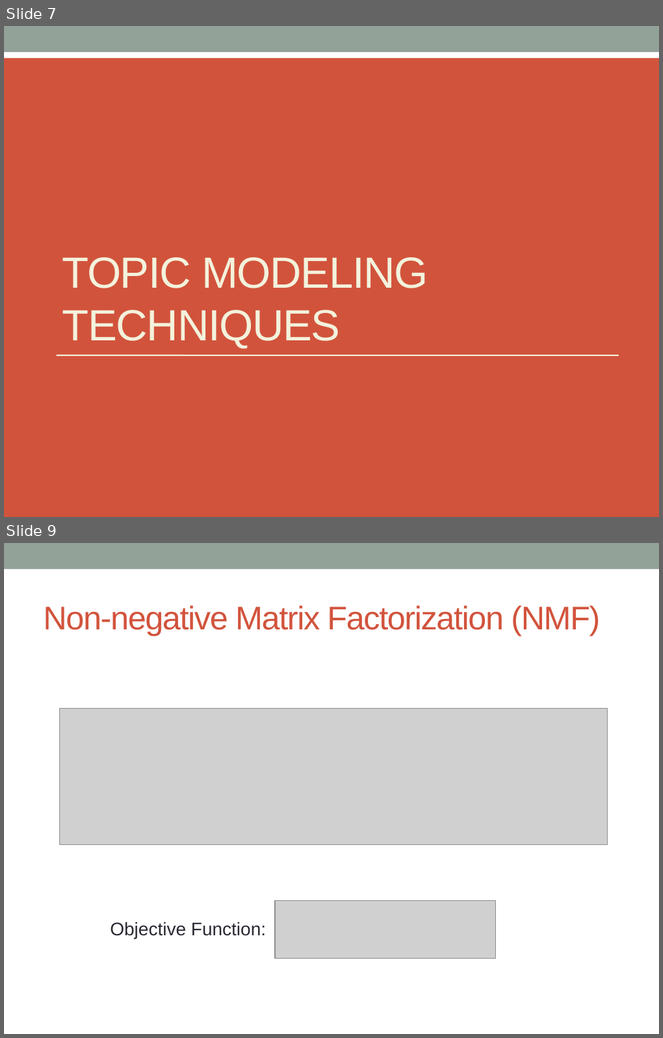
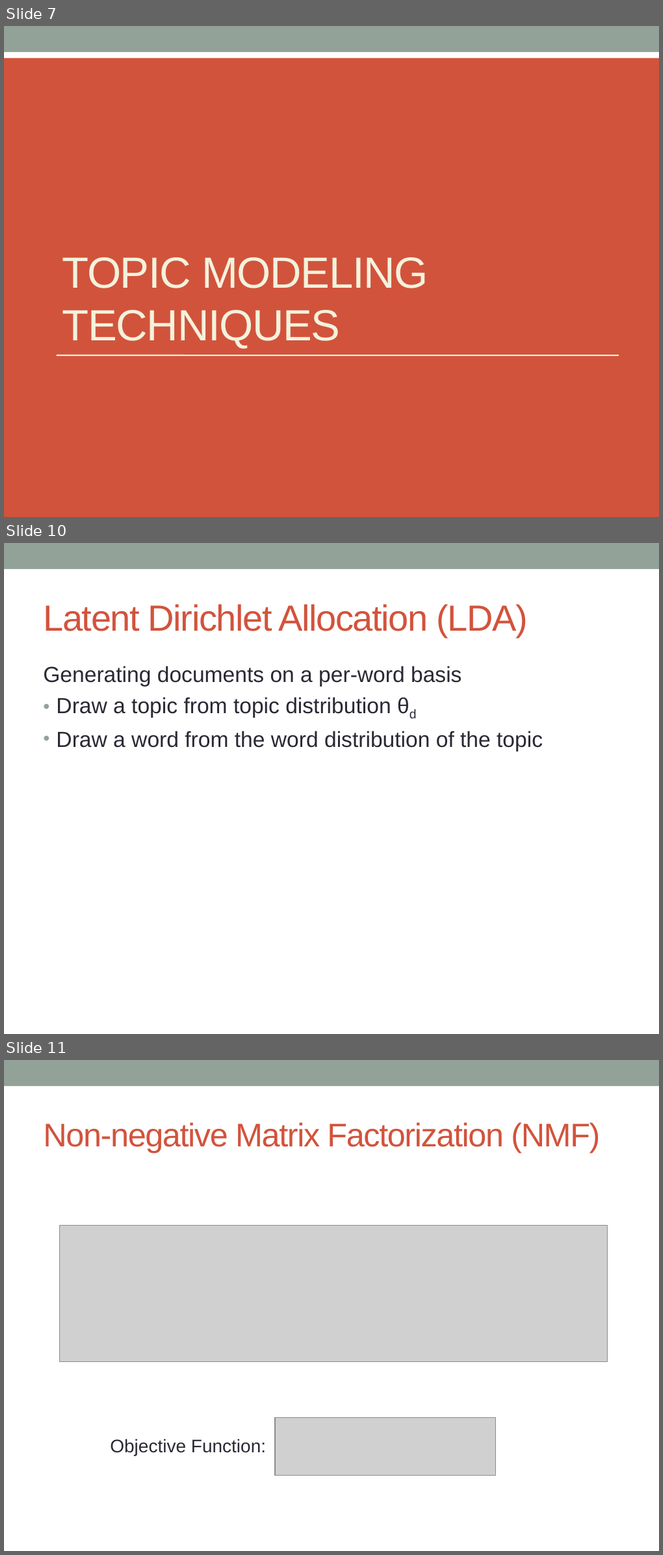
Before and after one commit to markheimann/Bayesian-ML, a slide deck: BMML_Presentation.pptx. Shown one above the other, each under a label of ours: slides 7 and 9 before the commit, slides 7, 10 and 11 after it; the slides between them are not shown. The pictures are 663x1038 and 663x1555 pixels, drawn with LibreOffice and Linux fonts; fonts in the diff are those of the drawing; grey boxes stand for pictures. Boxes give left, top, right and bottom in pixels: in the first picture for what was removed or moved away, otherwise in the second. Text is boxed around its words. In the diff, an @@ line names an element or a change of style, - is before the commit and + after.

```diff
--- a/BMML_Presentation.pptx
+++ b/BMML_Presentation.pptx
@@ slide 10 added at box(4, 543, 659, 1034), background #FFFFFF; not listed: 1 template element that a slide beside it also shows @@
@@ title added at box(43, 604, 528, 637), 40 pt, text #D2533C @@
+Latent Dirichlet Allocation (LDA)
@@ text added at box(43, 666, 543, 752), 24 pt, text #292934 @@
+Generating documents on a per-word basis
+• Draw a topic from topic distribution θd
+• Draw a word from the word distribution of the topic
@@ what was slide 9 is now slide 11 @@
```
Also in this commit, not shown: 2 slides changed, 1 other slide added.
